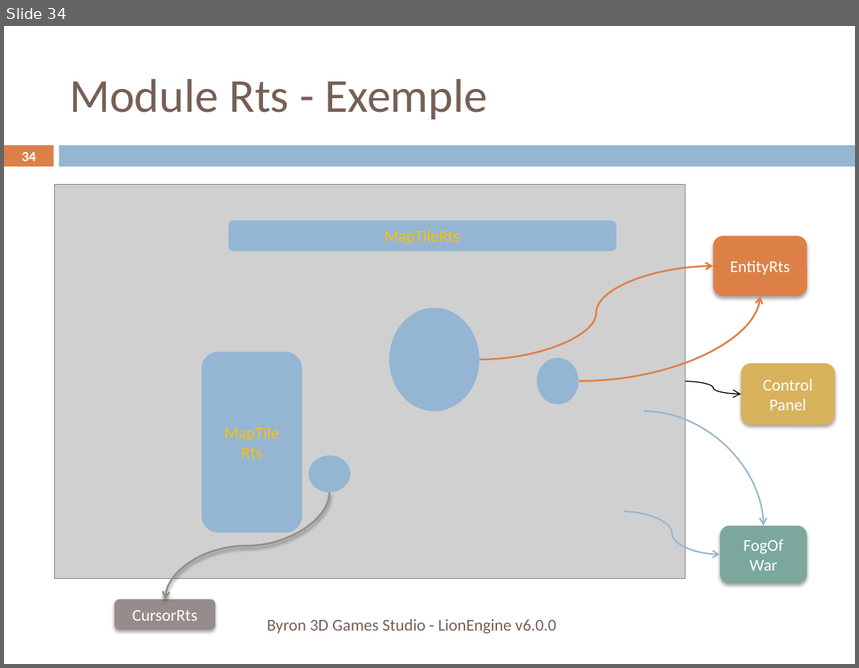
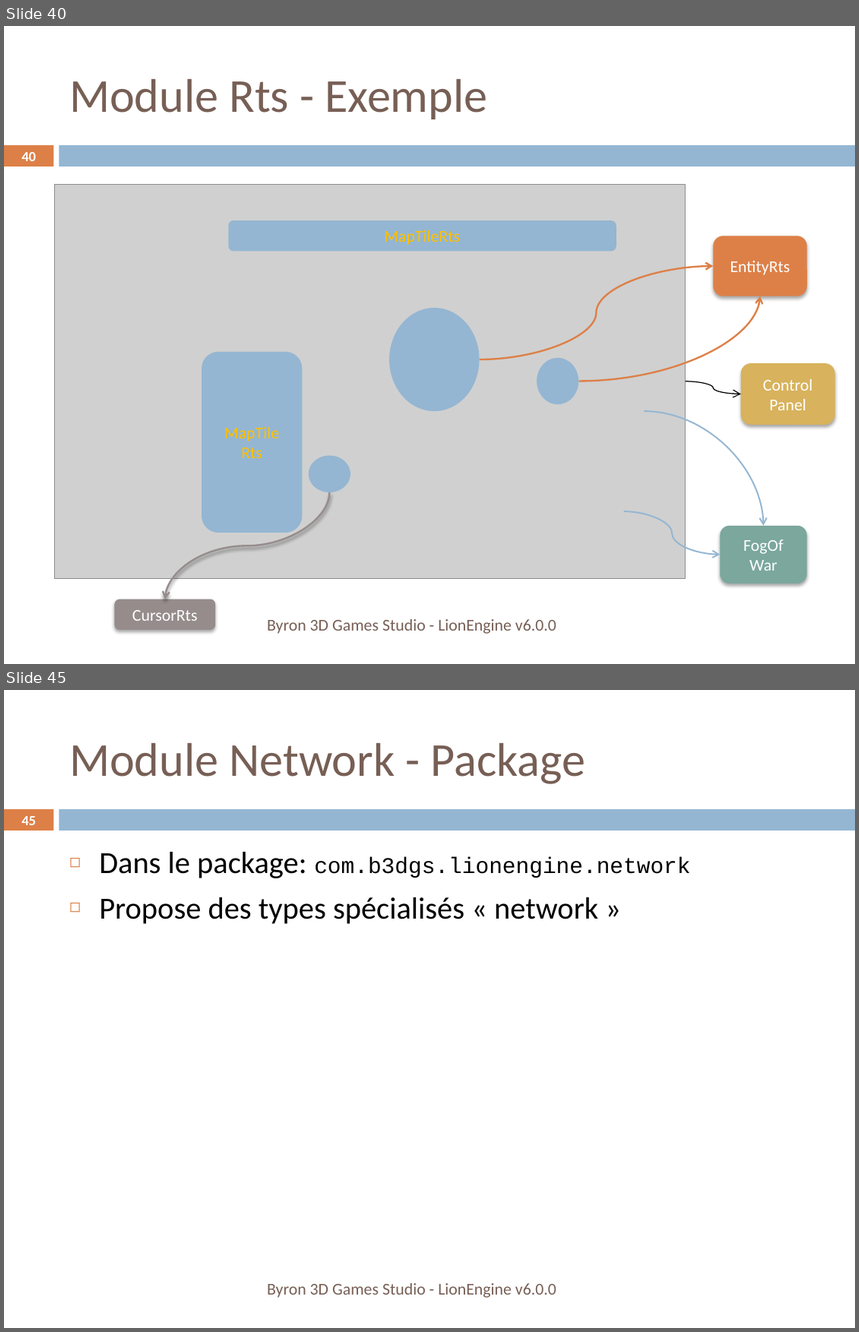
Before and after one commit to b3dgs/lionengine, a slide deck: doc/src/lionengine.pptx. Shown one above the other, each under a label of ours: slide 34 before the commit, slides 40 and 45 after it; the slides between them are not shown. The pictures are 859x668 and 859x1332 pixels, drawn with LibreOffice and Linux fonts; fonts in the diff are those of the drawing; grey boxes stand for pictures. Boxes give left, top, right and bottom in pixels: in the first picture for what was removed or moved away, otherwise in the second. Text is boxed around its words. In the diff, an @@ line names an element or a change of style, - is before the commit and + after.

Commit message:
Network doc updated.

```diff
--- a/doc/src/lionengine.pptx
+++ b/doc/src/lionengine.pptx
@@ slide 45 added at box(4, 690, 855, 1328), background #FFFFFF; not listed: 2 template elements that a slide beside it also shows @@
@@ title added at box(69, 743, 586, 784), 40 pt, text #775F55 @@
+Module Network - Package
@@ page number added at box(21, 816, 36, 825), 11.9 pt, text #FFFFFF, bold @@
+45
@@ text added at box(99, 852, 690, 924), 26 pt, text #000000 @@
+◻ Dans le package: com.b3dgs.lionengine.network
+◻ Propose des types spécialisés « network »
@@ text added at box(267, 1284, 557, 1298), 14 pt, text #775F55 @@
+Byron 3D Games Studio - LionEngine v6.0.0
@@ what was slide 34 is now slide 40 @@
@@ page number at box(21, 152, 36, 161): text changed @@
-34
+40
```
Also in this commit, not shown: 15 slides changed, 11 other slides added, 48 other files.
